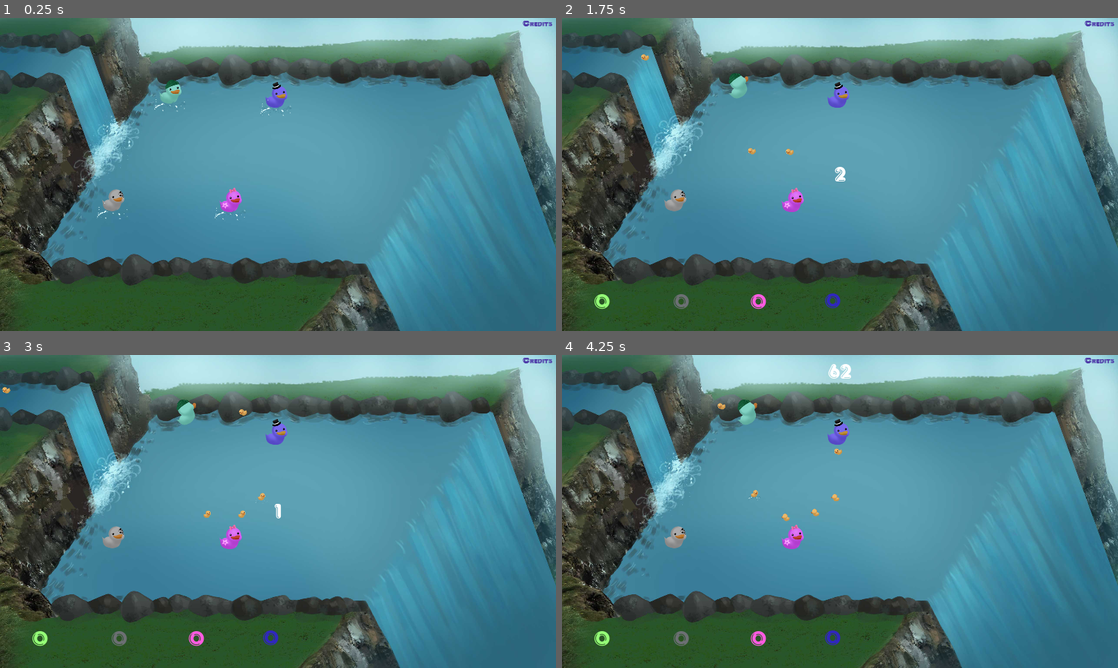
Above: before the commit, frames 1-4 (two rows, left to right).
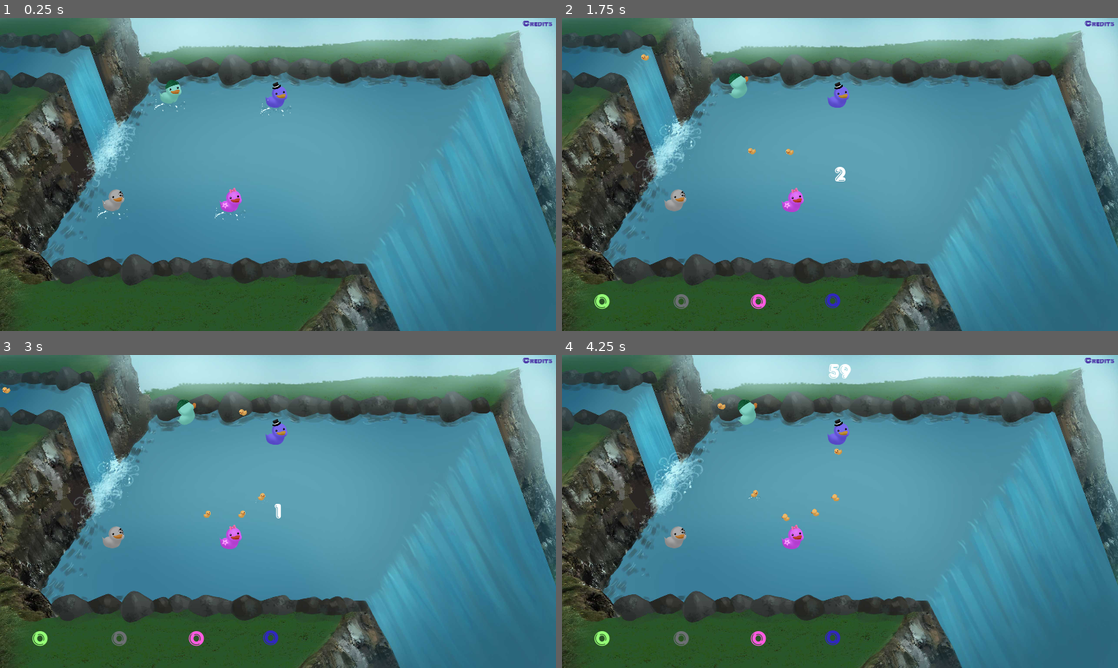
Above: after the commit, the same moments.

Repository: TeamAwesomeTOJam/ducks
Game: Godot game, scene res://Game.tscn
The game is run twice, just before and just after one commit, with the same random seed, the same clock (stepped at 60 frames per second) and the same inputs.
Inputs:
- Up to frame 1 (0.25 s): no input
- Up to frame 2 (1.75 s): tap Enter (p0duck) at 0.5, 0.6, 1.35 s; hold Up (ui_up) 0.53-1.28 s
- Up to frame 3 (3 s): hold Up (ui_up) from 2.03 s (still down); tap Enter (p0duck) at 2.1, 2.85 s
- Up to frame 4 (4.25 s): release Up (ui_up) at 3.53 s; tap Enter (p0duck) at 3.6 s

The runs differ from the first frame. In frame 1, 0.8% of the frame differs, in the area x 13-92%, y 17-83%; in frame 2, 0.8%; in frame 3, 0.8%; in frame 4, 0.9%, in the area x 13-92%, y 2-83%.

Commit message:
Updated game time

Diff:
--- a/Game.gd
+++ b/Game.gd
@@ -11,7 +11,7 @@
 
 var MAX_PLAYERS = 4
 var MAX_TIME_PRE_GAME = 3.0
-var MAX_TIME_GAME = 63.0
+var MAX_TIME_GAME = 60.0
 
 
 enum STATE {
--- a/Game.tscn
+++ b/Game.tscn
@@ -58,7 +58,7 @@
 
 frames = SubResource( 1 )
 animation = "loop"
-frame = 2
+frame = 1
 playing = true
 offset = Vector2( 1280, 720 )
 _sections_unfolded = [ "Z Index" ]
--- a/HUD.gd
+++ b/HUD.gd
@@ -9,7 +9,15 @@
 
 
 func update_time_game(time_remaining):
-    $LabelTimeGame.text = str(floor(time_remaining))
+    if floor(time_remaining) <= 5:
+        $LabelTimeGame.hide()
+        $LabelTimePreGame.show()
+        $LabelTimePreGame.text = str(floor(time_remaining))
+    else:
+        $LabelTimeGame.text = str(floor(time_remaining))
+
+    if time_remaining <= 0.1:
+        $LabelTimePreGame.hide()
 
 
 func update_time_pre_game(time_remaining):
